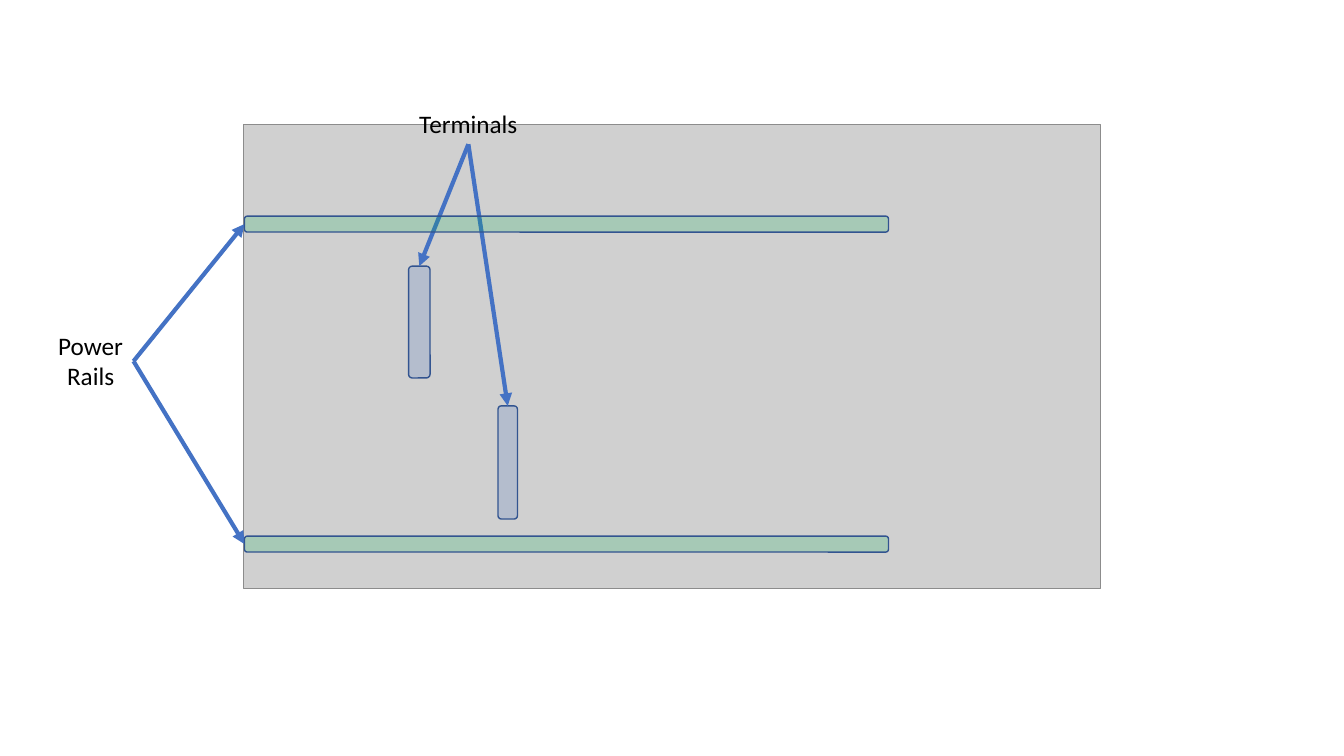
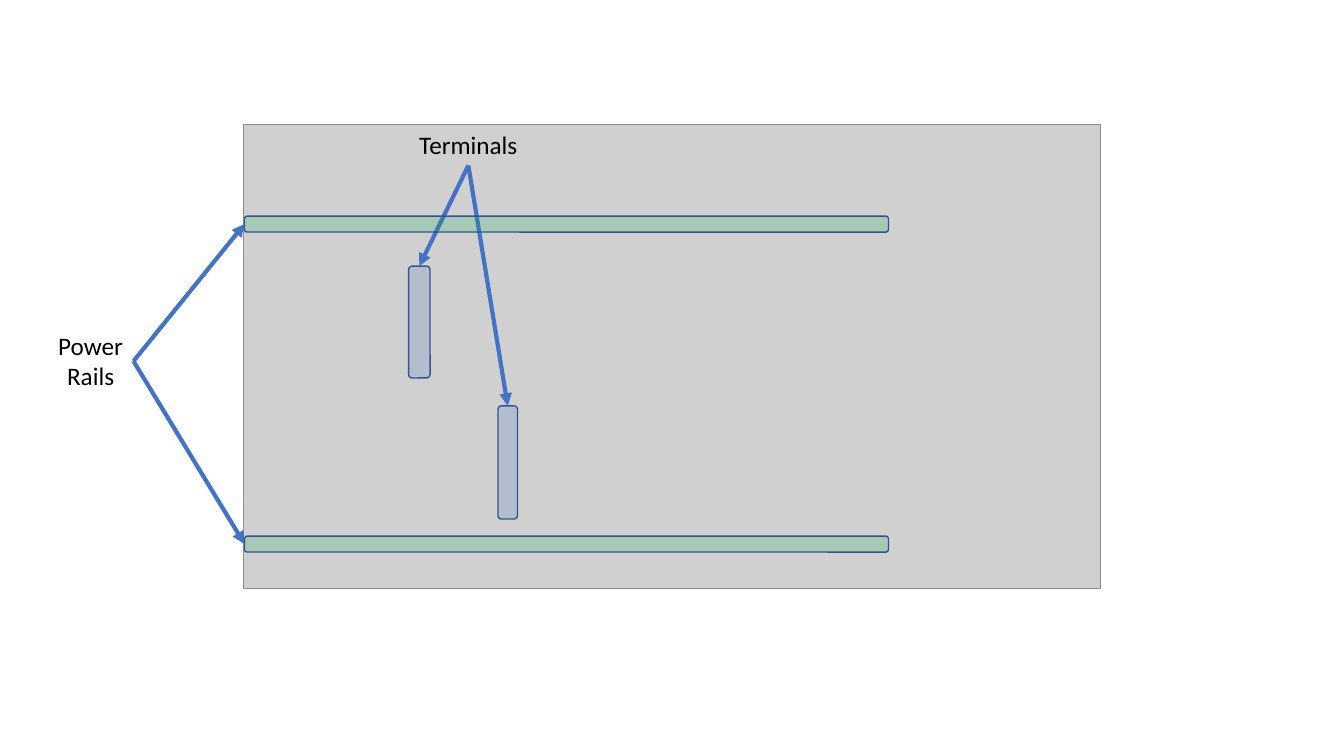
Before and after one commit to dickinson-comp256/COMP256, a slide deck: slide 4 of docs/materials/Labs/L01-Switching.pptx. Drawn at 1344x756 pixels with LibreOffice and Linux fonts; fonts in the diff are those of the drawing; grey boxes stand for pictures. Boxes give left, top, right and bottom in pixels: in the first picture for what was removed or moved away, otherwise in the second. Text is boxed around its words. In the diff, an @@ line names an element or a change of style, - is before the commit and + after.

Commit message:
Revised Lab01

```diff
--- a/docs/materials/Labs/L01-Switching.pptx
+++ b/docs/materials/Labs/L01-Switching.pptx
@@ text "Terminals" moved from (x1=419, y1=113, x2=517, y2=133) to (x1=419, y1=136, x2=517, y2=154) @@
@@ arrow moved from (469, 144) - (419, 266) to (469, 165) - (419, 266) @@
@@ arrow moved from (469, 144) - (508, 406) to (469, 165) - (508, 406) @@
```
Also in this commit, not shown: 4 slides added, 2 slides removed.
